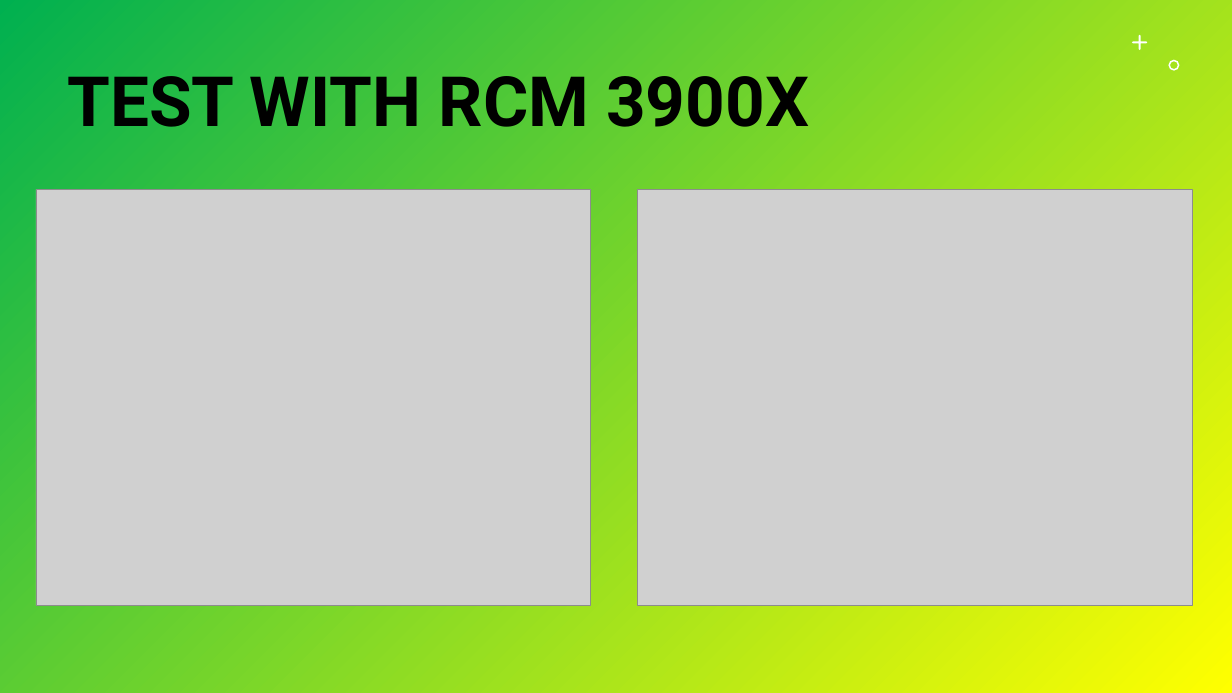
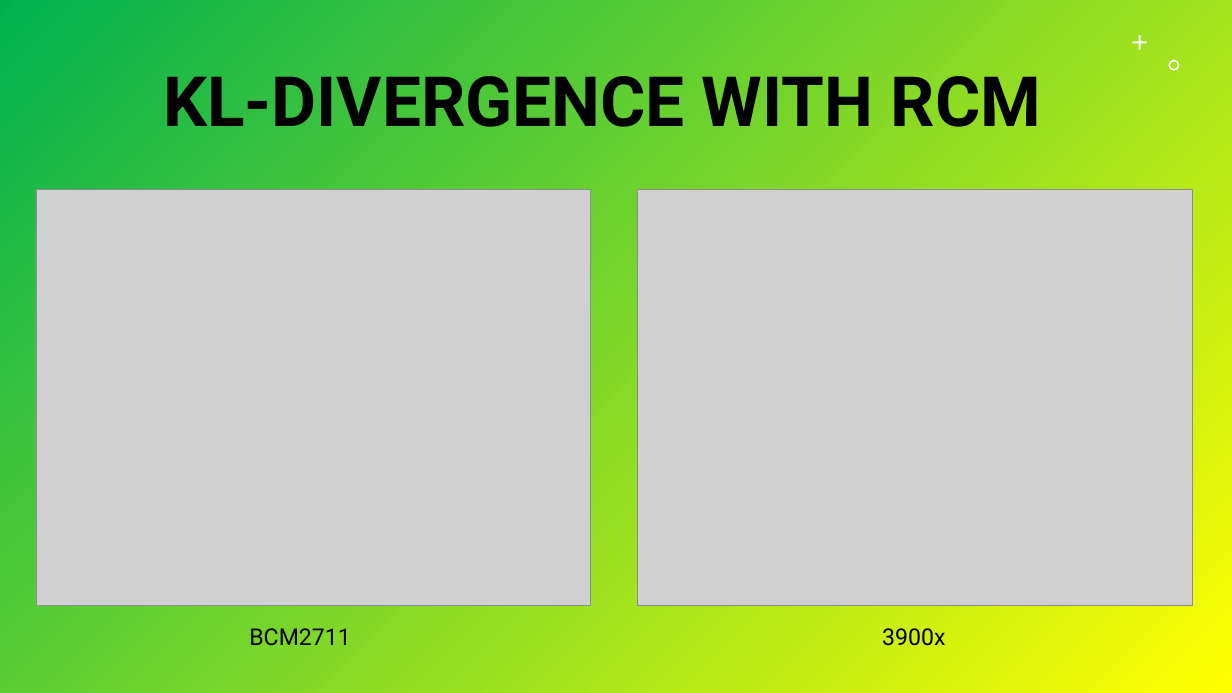
Before and after one commit to Durante94/Data-Protection-Privacy, a slide deck: slide 14 of Presentazione/presentazione.pptx (slide 16 before the commit). Drawn at 1232x693 pixels with LibreOffice and Linux fonts; fonts in the diff are those of the drawing; grey boxes stand for pictures. Boxes give left, top, right and bottom in pixels: in the first picture for what was removed or moved away, otherwise in the second. Text is boxed around its words. In the diff, an @@ line names an element or a change of style, - is before the commit and + after.

```diff
--- a/Presentazione/presentazione.pptx
+++ b/Presentazione/presentazione.pptx
@@ title at <box>163,63,1041,142</box>: text changed @@
-TEST WITH RCM 3900X
+KL-DIVERGENCE WITH RCM
@@ text added at <box>249,628,350,646</box>, 18 pt, text #000000 @@
+BCM2711
@@ text added at <box>882,628,945,646</box>, 18 pt, text #000000 @@
+3900x
```
Also in this commit, not shown: 12 other slides changed, 3 slides added, 5 slides removed, 1 other file.
